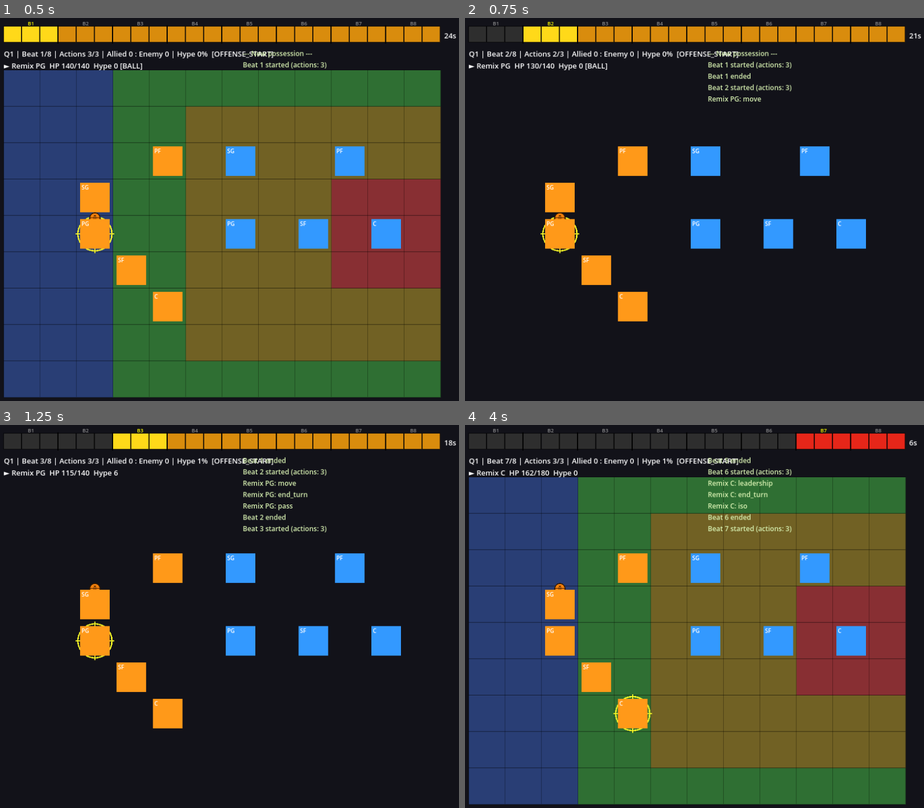
Above: before the commit, frames 1-4 (two rows, left to right).
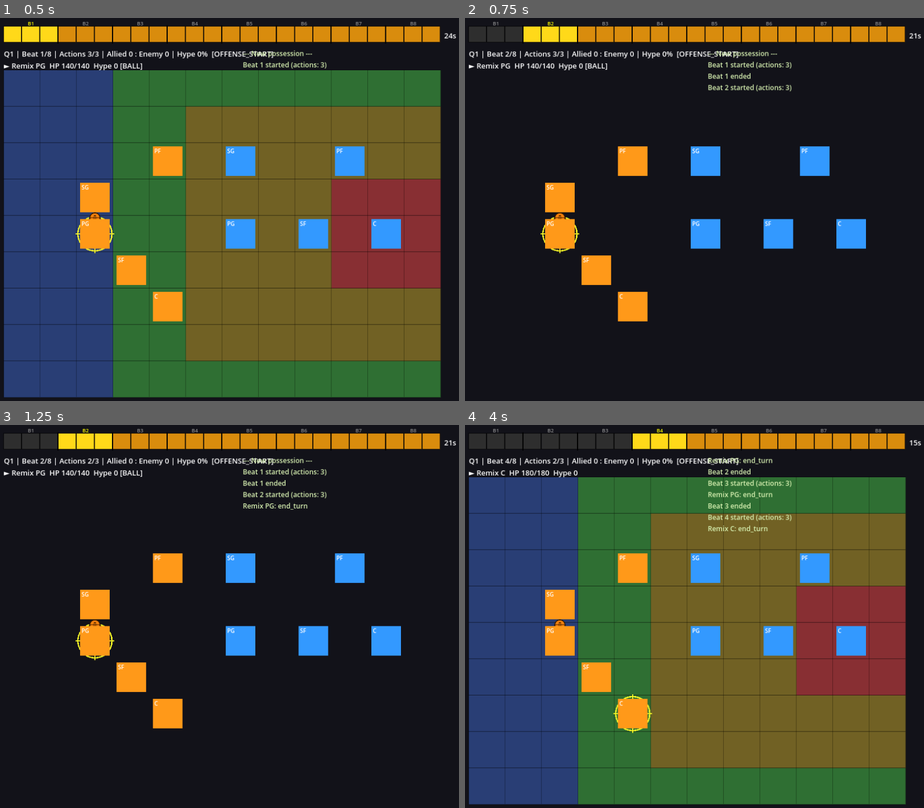
Above: after the commit, the same moments.

Repository: kjeveryday/ballhalla-crossover-tactics
Game: Godot game, scene res://scenes/battle/BattleDemo.tscn
Two runs of this game, one before a commit and one after it. Both use one fixed random seed, a clock stepped at 60 frames per second and the inputs below.
Inputs (mouse positions are in pixels of both pictures, inside the frame that each line leads up to):
- Up to frame 1 (0.5 s): no input
- Up to frame 2 (0.75 s): tap Enter at 0.5 s; move the mouse to (795, 198) at 0.52 s; hold D from 0.53 s (still down); tap M at 0.6 s; click (795, 198) at 0.67 s
- Up to frame 3 (1.25 s): keep holding D; tap Space at 0.77 s; tap P at 0.8 s
- Up to frame 4 (4 s): release D at 1.25 s; tap Space at 1.25, 2.75, 3.77 s; drag from (598, 647) to (666, 708) at 1.27 s; tap Enter at 2, 3.5 s; move the mouse to (740, 536) at 2.02 s; hold D 2.03-2.75 s; tap X at 2.1 s; tap T at 2.3 s; drag from (666, 708) to (552, 566) at 2.77 s; move the mouse to (832, 689) at 3.52 s; hold Left from 3.53 s (still down); tap L at 3.6 s; tap I at 3.8 s

Frame 1 is identical in both runs. In frame 2, 0.1% of the frame differs, in the area x 14-65%, y 9-22%; in frame 3, 1.9%; in frame 4, 3.4%, in the area x 8-100%, y 0-53%.
Error before the commit: Invalid call. Nonexistent function 'drain' in base 'Node (StaminaSystem.gd)'. (res://autoloads/EnemyAI.gd:112)
Error after the commit: Invalid call. Nonexistent function 'drain' in base 'Node (StaminaSystem.gd)'. (res://autoloads/AbilitySystem.gd:24)

Commit message:
feat: true-pathfinding — BFS route storage replaces greedy step-toward
MovementSystem gains _paths dict and set_path(); allied ballers follow
pre-computed BFS routes stored at move initiation. EnemyAI runs BFS
from current position each beat. Greedy fallback retained when no path
is stored. D2 resolved: one step per beat, screens are soft cost fields.

Co-Authored-By: Claude Sonnet 4.6 <noreply@anthropic.com>

Diff:
--- a/autoloads/AbilitySystem.gd
+++ b/autoloads/AbilitySystem.gd
@@ -6,6 +6,10 @@
 # Move speed modifiers by position index (PG=0, SG=1, SF=2, PF=3, C=4)
 const SPEED_MODIFIERS: Array = [2, 2, 0, -2, -2]
 
+signal pass_completed(from_pos: Vector2i, to_pos: Vector2i)
+signal turnover_occurred(baller: Node)
+signal screen_performed(screener: Node)
+
 func get_move_range(baller: Node) -> int:
 	var pos_idx: int = baller.stats.position
 	return 4 + SPEED_MODIFIERS[pos_idx]
@@ -16,19 +20,42 @@
 	if not baller.can_act():
 		print("[ABILITY] %s cannot act (exhausted)" % baller.stats.display_name)
 		return
-	var is_cut: bool = destination.y < baller.grid_row
 	var cost: int = StaminaSystem.get_stamina_cost(baller, 10)
-	baller.drain_stamina(cost)
+	StaminaSystem.drain(baller, cost)
 	baller.move_destination = destination
 	baller.is_in_motion = true
 	baller.acted_this_beat = true
 	StaminaSystem.record_action(baller)
 	BeatManager.spend_action("move")
-	# First step resolves immediately as part of this action
+	# Path was cached by TargetOverlay.show_move_range → mark_reachable_cells
+	MovementSystem.set_path(baller, GridManager.get_path_to_cell(destination.x, destination.y))
 	MovementSystem.continue_movement(baller)
 	PlayManager.on_action_resolved("move")
-	if is_cut:
-		PlayManager.on_action_resolved("cut")
+	BeatManager.action_resolved.emit()
+
+# --- Cut ---
+# A cut is a burst sprint toward the opponent's basket.
+# Costs 5 more stamina than a regular move (15 vs 10), but destination must be toward
+# the basket (destination.y < current row). Registers as "cut" for play sequences.
+
+func perform_cut(baller: Node, destination: Vector2i) -> void:
+	if not baller.can_act():
+		print("[ABILITY] %s cannot act (exhausted)" % baller.stats.display_name)
+		return
+	if destination.y >= baller.grid_row:
+		print("[ABILITY] %s cut destination must be toward the basket (lower row)" % baller.stats.display_name)
+		return
+	var cost: int = StaminaSystem.get_stamina_cost(baller, 15)
+	StaminaSystem.drain(baller, cost)
+	baller.move_destination = destination
+	baller.is_in_motion = true
+	baller.acted_this_beat = true
+	StaminaSystem.record_action(baller)
+	BeatManager.spend_action("cut")
+	# Cut uses same BFS path infrastructure as move
+	MovementSystem.set_path(baller, GridManager.get_path_to_cell(destination.x, destination.y))
+	MovementSystem.continue_movement(baller)
+	PlayManager.on_action_resolved("cut")
 	BeatManager.action_resolved.emit()
 
 # --- Pass ---
@@ -41,7 +68,7 @@
 		print("[ABILITY] %s does not have the ball" % from_baller.stats.display_name)
 		return
 	var cost: int = StaminaSystem.get_stamina_cost(from_baller, 10)
-	from_baller.drain_stamina(cost)
+	StaminaSystem.drain(from_baller, cost)
 	from_baller.acted_this_beat = true
 	StaminaSystem.record_action(from_baller)
 	BeatManager.spend_action("pass")
@@ -52,6 +79,7 @@
 		from_baller.has_ball = false
 		to_baller.has_ball = true
 		HypeManager.gain_hype(from_baller, 5.0)
+		pass_completed.emit(from_baller.position, to_baller.position)
 		PlayManager.on_action_resolved("pass")
 		print("[PASS] %s → %s" % [from_baller.stats.display_name, to_baller.stats.display_name])
 	BeatManager.action_resolved.emit()
@@ -68,7 +96,7 @@
 		print("[ABILITY] %s cannot act (exhausted)" % screener.stats.display_name)
 		return
 	var cost: int = StaminaSystem.get_stamina_cost(screener, 10)
-	screener.drain_stamina(cost)
+	StaminaSystem.drain(screener, cost)
 	screener.acted_this_beat = true
 	StaminaSystem.record_action(screener)
 	# Nullify guard assignment for the enemy guarding the screener
@@ -86,6 +114,7 @@
 				screener.grid_col, screener.grid_row, b.grid_col, b.grid_row)
 			if dist <= 2:
 				PlayManager.pending_shot_bonus += 0.02
+	screen_performed.emit(screener)
 	BeatManager.spend_action("screen")
 	PlayManager.on_action_resolved("screen")
 	BeatManager.action_resolved.emit()
@@ -97,14 +126,14 @@
 		print("[ABILITY] %s cannot act (exhausted)" % talker.stats.display_name)
 		return
 	var cost: int = StaminaSystem.get_stamina_cost(talker, 5)
-	talker.drain_stamina(cost)
+	StaminaSystem.drain(talker, cost)
 	talker.acted_this_beat = true
 	StaminaSystem.record_action(talker)
 	for enemy in EnemyTeam.get_active_ballers():
 		var dist: int = GridManager.chebyshev_distance(
 			talker.grid_col, talker.grid_row, enemy.grid_col, enemy.grid_row)
 		if dist <= 5:
-			enemy.drain_stamina(10)
+			StaminaSystem.drain(enemy, 10)
 			print("[TALK] %s trash talks %s (-10 stamina)" % [
 				talker.stats.display_name, enemy.stats.display_name])
 	BeatManager.spend_action("trash_talk")
@@ -118,7 +147,7 @@
 		print("[ABILITY] %s cannot act (exhausted)" % talker.stats.display_name)
 		return
 	var cost: int = StaminaSystem.get_stamina_cost(talker, 5)
-	talker.drain_stamina(cost)
+	StaminaSystem.drain(talker, cost)
 	talker.acted_this_beat = true
 	StaminaSystem.record_action(talker)
 	HypeManager.gain_hype(ally, 10.0)
@@ -135,7 +164,7 @@
 		print("[ABILITY] %s cannot act (exhausted)" % talker.stats.display_name)
 		return
 	var cost: int = StaminaSystem.get_stamina_cost(talker, 8)
-	talker.drain_stamina(cost)
+	StaminaSystem.drain(talker, cost)
 	talker.acted_this_beat = true
 	StaminaSystem.record_action(talker)
 	PlayManager.iso_baller = talker
@@ -143,7 +172,7 @@
 		var dist: int = GridManager.chebyshev_distance(
 			talker.grid_col, talker.grid_row, enemy.grid_col, enemy.grid_row)
 		if dist <= 3:
-			enemy.drain_stamina(5)
+			StaminaSystem.drain(enemy, 5)
 			print("[TALK] %s ISO staredown → %s (-5 stamina)" % [
 				talker.stats.display_name, enemy.stats.display_name])
 	BeatManager.spend_action("iso")
@@ -172,4 +201,6 @@
 
 func _handle_turnover(baller: Node) -> void:
 	baller.has_ball = false
-	print("[TURNOVER] %s — possession ends (full resolution in Step 14)" % baller.stats.display_name)
+	print("[TURNOVER] %s — possession lost" % baller.stats.display_name)
+	turnover_occurred.emit(baller)
+	QuarterManager.end_possession()
--- a/autoloads/EnemyAI.gd
+++ b/autoloads/EnemyAI.gd
@@ -48,24 +48,23 @@
 	return base
 
 func _move_one_step_toward(enemy: Node, target: Node) -> void:
-	var dc: int = target.grid_col - enemy.grid_col
-	var dr: int = target.grid_row - enemy.grid_row
-	var next_col: int = enemy.grid_col
-	var next_row: int = enemy.grid_row
-	if abs(dc) >= abs(dr):
-		next_col += sign(dc)
-	else:
-		next_row += sign(dr)
-	if GridManager.get_cell(next_col, next_row) != null:
-		var old_cell := GridManager.get_cell(enemy.grid_col, enemy.grid_row)
-		if old_cell != null and old_cell.occupant == enemy:
-			old_cell.occupant = null
-		enemy.grid_col = next_col
-		enemy.grid_row = next_row
-		var new_cell := GridManager.get_cell(next_col, next_row)
-		if new_cell != null:
-			new_cell.occupant = enemy
-		MovementSystem.baller_moved.emit(enemy, GridManager.grid_to_world(next_col, next_row))
+	var max_range: int = GridManager.GRID_COLS + GridManager.GRID_ROWS
+	GridManager.mark_reachable_cells(enemy.grid_col, enemy.grid_row, max_range)
+	var path: Array = GridManager.get_path_to_cell(target.grid_col, target.grid_row)
+	if path.size() < 2:
+		return  # already adjacent/at target, or grid is fully blocked
+	var step: GridManager.GridCell = path[1]
+	var next_col: int = step.col
+	var next_row: int = step.row
+	var old_cell := GridManager.get_cell(enemy.grid_col, enemy.grid_row)
+	if old_cell != null and old_cell.occupant == enemy:
+		old_cell.occupant = null
+	enemy.grid_col = next_col
+	enemy.grid_row = next_row
+	var new_cell := GridManager.get_cell(next_col, next_row)
+	if new_cell != null:
+		new_cell.occupant = enemy
+	MovementSystem.baller_moved.emit(enemy, GridManager.grid_to_world(next_col, next_row))
 
 func _reassign_unguarded(target: Node) -> void:
 	for enemy in EnemyTeam.get_active_ballers():
--- a/autoloads/MovementSystem.gd
+++ b/autoloads/MovementSystem.gd
@@ -7,8 +7,18 @@
 
 signal baller_moved(baller: Node, world_pos: Vector2)
 
+var _paths: Dictionary = {}  # baller -> Array of GridCell remaining steps
+
+# Store the pre-computed BFS path for a baller. Call before continue_movement.
+# path is the full route from origin to destination (origin cell first).
+func set_path(baller: Node, path: Array) -> void:
+	if path.size() > 1:
+		_paths[baller] = path.slice(1)  # drop origin; remainder are steps to take
+	else:
+		_paths.erase(baller)
+
 # Advance baller one step toward their destination.
-# Uses simple greedy pathfinding: move along the axis with larger delta.
+# Uses BFS pre-computed path if set_path was called; falls back to greedy axis-choice.
 func continue_movement(baller: Node) -> void:
 	if not baller.is_in_motion:
 		return
@@ -24,7 +34,13 @@
 			baller.stats.display_name, baller.beats_to_destination])
 		return
 
-	var next: Vector2i = _pathfind_one_step(baller.grid_col, baller.grid_row, dest)
+	var next: Vector2i
+	if _paths.has(baller) and not (_paths[baller] as Array).is_empty():
+		var step: GridManager.GridCell = (_paths[baller] as Array).pop_front()
+		next = Vector2i(step.col, step.row)
+	else:
+		next = _pathfind_one_step(baller.grid_col, baller.grid_row, dest)
+
 	if GridManager.get_cell(next.x, next.y) != null:
 		# Update grid state instantly; BattleDemo tweens the visual position
 		var old_cell := GridManager.get_cell(baller.grid_col, baller.grid_row)
@@ -43,6 +59,7 @@
 	if Vector2i(baller.grid_col, baller.grid_row) == dest:
 		baller.is_in_motion = false
 		baller.move_destination = Vector2i(-1, -1)
+		_paths.erase(baller)
 		print("[MOVE] %s arrived at destination (%d, %d)" % [
 			baller.stats.display_name, dest.x, dest.y])
 
@@ -52,7 +69,7 @@
 		if b.is_in_motion:
 			continue_movement(b)
 
-# Returns the next grid cell (col, row) one step toward dest using greedy axis choice.
+# Greedy fallback: one step toward dest along the dominant axis.
 func _pathfind_one_step(col: int, row: int, dest: Vector2i) -> Vector2i:
 	var dc: int = dest.x - col
 	var dr: int = dest.y - row
Not shown, changed: ARCHITECTURE.md
Not shown, added: docs/mechanics/true-pathfinding.md
Not shown, changed: docs/roadmap.md
